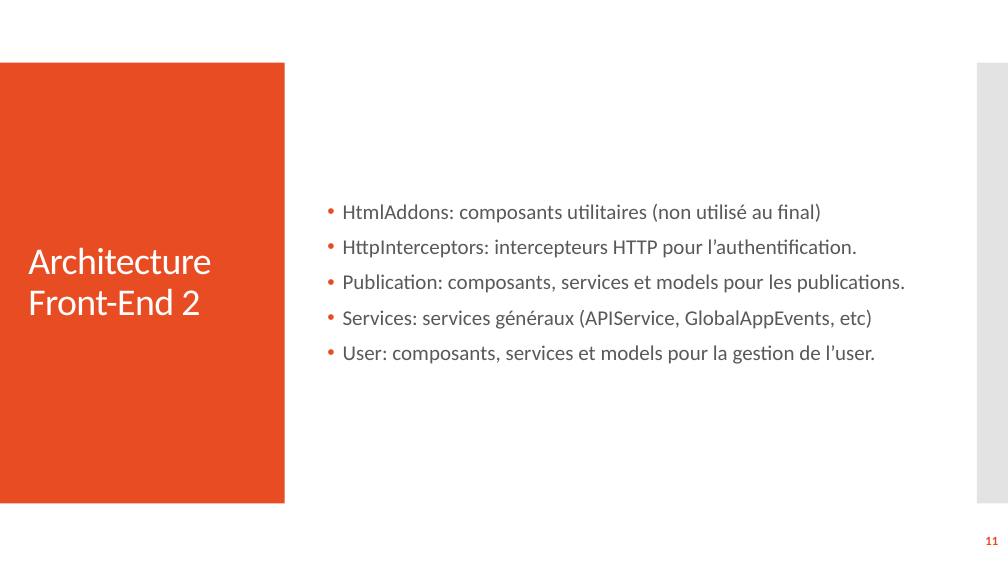
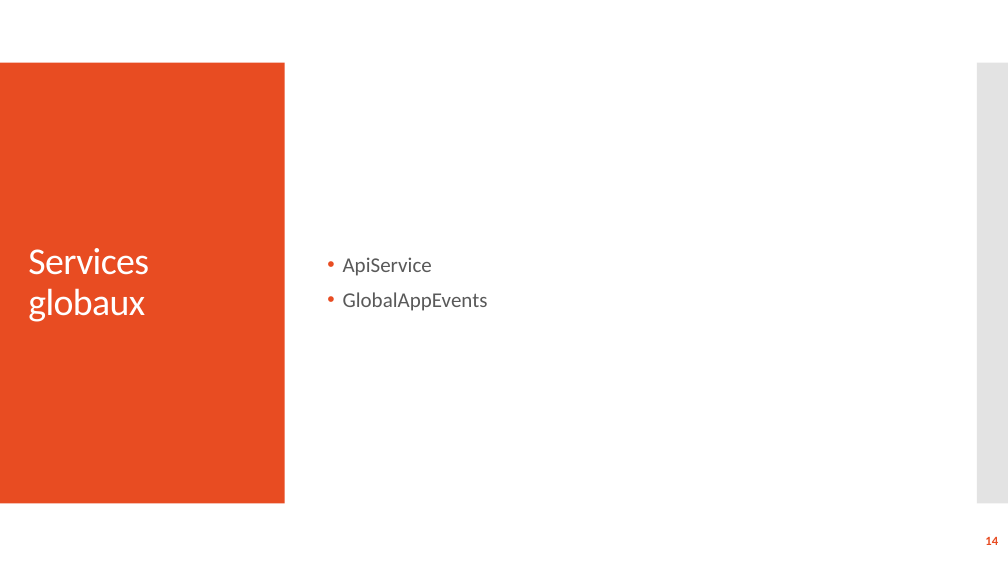
Before and after one commit to laurentksh/ICT-120_151, a slide deck: slide 14 of docs/presentation/ICT151-120_Presentation.pptx (slide 11 before the commit). Drawn at 1008x567 pixels with LibreOffice and Linux fonts; fonts in the diff are those of the drawing. Boxes give left, top, right and bottom in pixels: in the first picture for what was removed or moved away, otherwise in the second. Text is boxed around its words. In the diff, an @@ line names an element or a change of style, - is before the commit and + after.

```diff
--- a/docs/presentation/ICT151-120_Presentation.pptx
+++ b/docs/presentation/ICT151-120_Presentation.pptx
@@ title at [28, 248, 149, 322]: text changed @@
-Architecture Front-End 2
+Services globaux
@@ text at [343, 257, 488, 311]: text changed @@
-• HtmlAddons: composants utilitaires (non utilisé au final)
-• HttpInterceptors: intercepteurs HTTP pour l’authentification.
-• Publication: composants, services et models pour les publications.
-• Services: services généraux (APIService, GlobalAppEvents, etc)
-• User: composants, services et models pour la gestion de l’user.
+• ApiService
+• GlobalAppEvents
@@ page number at [985, 537, 998, 545]: text changed @@
-11
+14
```
Also in this commit, not shown: 2 other slides changed, 4 slides added.
